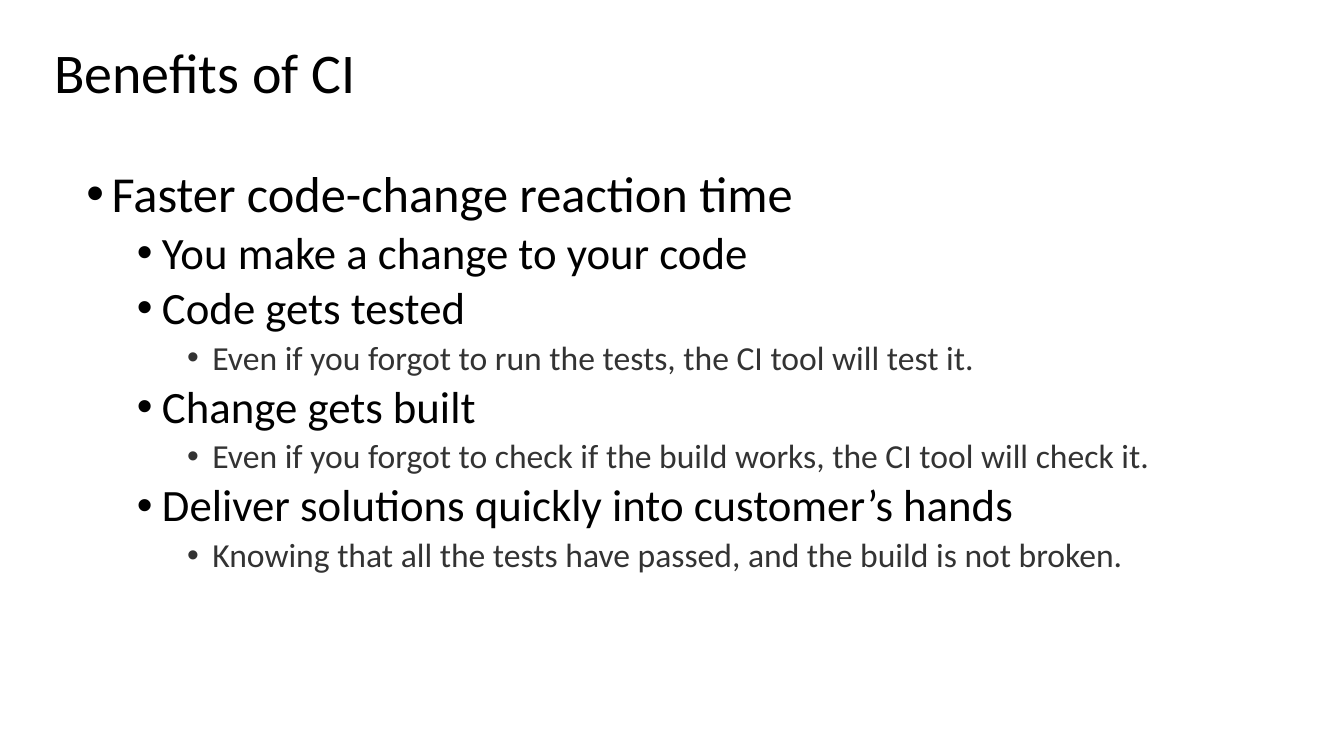
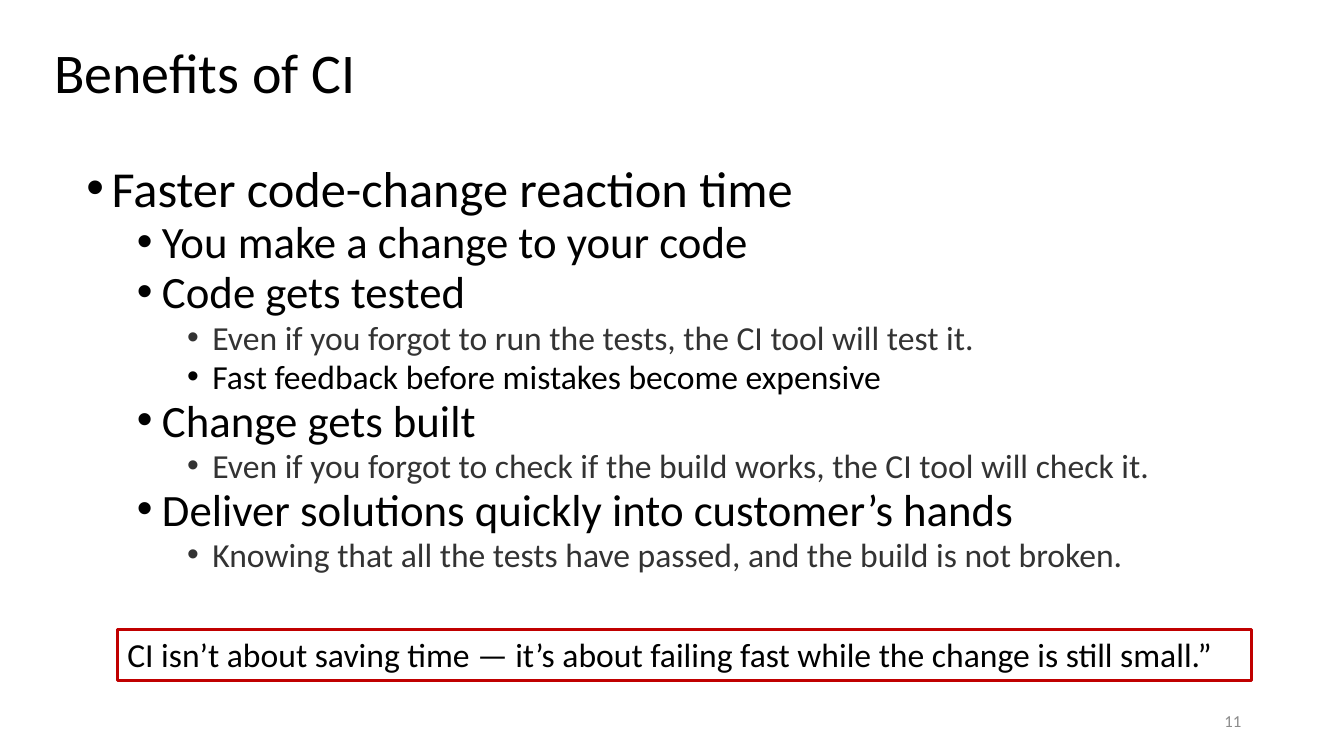
Before and after one commit to johnxu21/johnxu21.github.io, a slide deck: slide 11 of teaching/CS472/Timetable/CI-CD.pptx. Drawn at 1344x756 pixels with LibreOffice and Linux fonts; fonts in the diff are those of the drawing. Boxes give left, top, right and bottom in pixels: in the first picture for what was removed or moved away, otherwise in the second. Text is boxed around its words. In the diff, an @@ line names an element or a change of style, - is before the commit and + after.

```diff
--- a/teaching/CS472/Timetable/CI-CD.pptx
+++ b/teaching/CS472/Timetable/CI-CD.pptx
@@ text at [112,172,1148,573]: line spacing 0.9 to 0.8 @@
@@ text at [212,365,881,395]: paragraph added @@
+    • Fast feedback before mistakes become expensive
@@ rectangle added at [117,629,1251,680], outline #C00000 2.25 pt, 24 pt, text #000000 @@
+CI isn’t about saving time — it’s about failing fast while the change is still small.”
@@ page number added at [1224,716,1241,727], 12 pt, text #8C8C8C @@
+11
```
Also in this commit, not shown: 26 other slides changed, 4 slides added, 2 slides removed, 2 other files.
